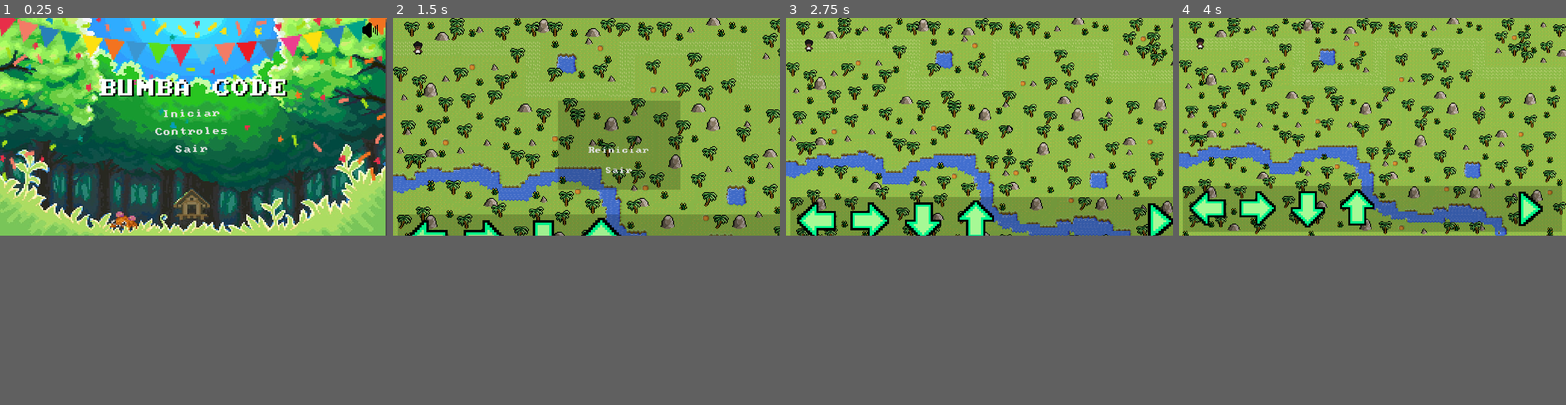
Above: before the commit, frames 1-4 (left to right).
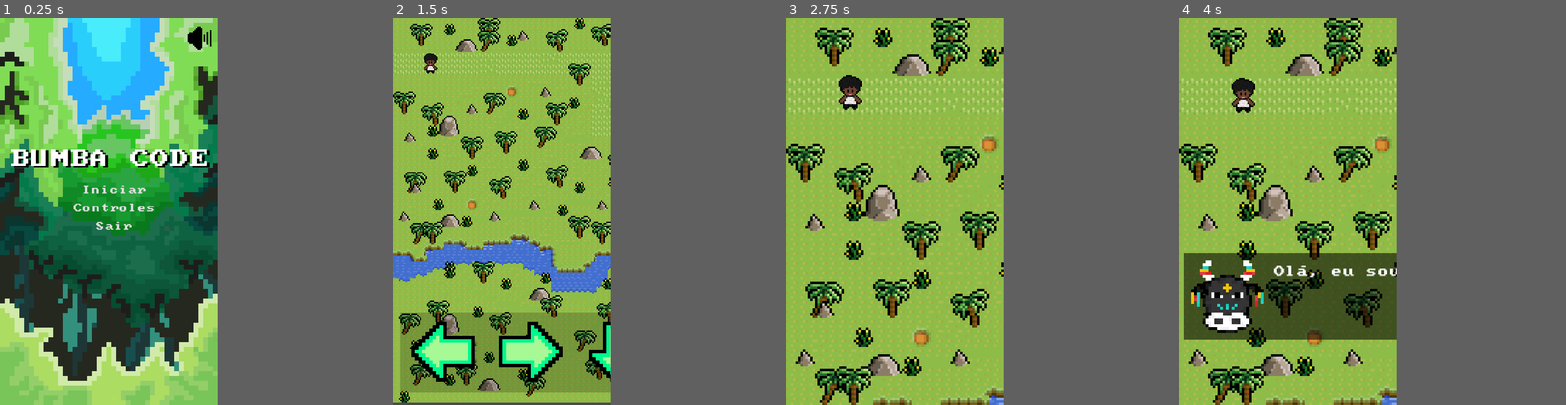
Above: after the commit, the same moments.

Repository: 2023M1T7-Inteli/grupo3
Game: Godot game, scene res://Telas/telaInicial.tscn
Same seed, same stepped clock (60 frames per second), same inputs: the game is played once before the commit and once after it. Sound files missing from this copy of the repository are replaced by a short silence.
Inputs (mouse positions are in pixels of both pictures, inside the frame that each line leads up to):
- Up to frame 1 (0.25 s): no input
- Up to frame 2 (1.5 s): click "Iniciar" at 0.5 s; click (768, 223) at 1.27 s
- Up to frame 3 (2.75 s): click (1068, 180) at 2 s, where only the run before the commit has a clickable "Reiniciar"
- Up to frame 4 (4 s): click (1554, 223) at 2.77 s; click (1461, 180) at 3.5 s, where only the run before the commit has a clickable "Reiniciar"
In our replay, the window is 800x450 before the commit and 450x800 after it. These sizes can differ from the game's own. Grey fills any space a smaller window leaves; there, only what the larger window draws over its background counts as a difference.

The runs differ from the first frame. In frame 1, 71% of the frame differs, in the area x 0-100%, y 0-100%; in frame 2, 47%; in frame 3, 36%; in frame 4, 45%.

Commit message:
background

Diff:
--- a/src/projetoMandacaru v0.0.4/Codigos/telaInicial.gd
+++ b/src/projetoMandacaru v0.0.4/Codigos/telaInicial.gd
@@ -8,7 +8,8 @@
 
 
 func _ready():
-	$button1Anim.play("cenaInicial")
+	$bgAnim.play("bg")
+	$titleAnim.play("title")
 
 
 func _process(delta):
--- a/src/projetoMandacaru v0.0.4/Telas/cenaCatedral.tscn
+++ b/src/projetoMandacaru v0.0.4/Telas/cenaCatedral.tscn
@@ -1,6 +1,6 @@
 [gd_scene load_steps=21 format=2]
 
-[ext_resource path="res://Imagens/sprite girl 1_0 grande.png" type="Texture" id=1]
+[ext_resource path="res://Imagens/spriteGirl.png" type="Texture" id=1]
 [ext_resource path="res://Imagens/Minifantasy_DesolateDesertTiles.png" type="Texture" id=2]
 [ext_resource path="res://Sons/passosSom.mp3" type="AudioStream" id=3]
 [ext_resource path="res://Codigos/cenaCatedral.gd" type="Script" id=4]
--- a/src/projetoMandacaru v0.0.4/Telas/primeiraTela.tscn
+++ b/src/projetoMandacaru v0.0.4/Telas/primeiraTela.tscn
@@ -5,7 +5,7 @@
 [ext_resource path="res://Sons/passosSom.mp3" type="AudioStream" id=3]
 [ext_resource path="res://Imagens/avatarBumba.png" type="Texture" id=4]
 [ext_resource path="res://Imagens/Minifantasy_DesolateDesertTiles.png" type="Texture" id=5]
-[ext_resource path="res://Imagens/sprite girl 1_0 grande.png" type="Texture" id=6]
+[ext_resource path="res://Imagens/spriteGirl.png" type="Texture" id=6]
 [ext_resource path="res://Imagens/Minifantasy_DesolateDesert_Assets/Props/Minifantasy_DesolateDesertProps.png" type="Texture" id=7]
 [ext_resource path="res://Codigos/primeiraTela.gd" type="Script" id=8]
 
--- a/src/projetoMandacaru v0.0.4/Telas/telaInicial.tscn
+++ b/src/projetoMandacaru v0.0.4/Telas/telaInicial.tscn
@@ -1,28 +1,25 @@
-[gd_scene load_steps=15 format=2]
+[gd_scene load_steps=16 format=2]
 
 [ext_resource path="res://Imagens/speaker.png" type="Texture" id=1]
 [ext_resource path="res://Codigos/telaInicial.gd" type="Script" id=2]
 [ext_resource path="res://Fonts/classic_memesbruh03.ttf" type="DynamicFontData" id=3]
 [ext_resource path="res://Sons/Forro Brasil - Hermeto Pascoal (8 bits).WAV" type="AudioStream" id=4]
 [ext_resource path="res://Sons/sombotaopressionado.mp3" type="AudioStream" id=5]
-[ext_resource path="res://Imagens/wallpaper.jpg" type="Texture" id=6]
-[ext_resource path="res://Imagens/flags.png" type="Texture" id=7]
-
-[sub_resource type="Animation" id=7]
+[ext_resource path="res://Imagens/background.png" type="Texture" id=6]
+
+[sub_resource type="Animation" id=11]
 length = 0.001
-loop = true
-step = 0.0333333
-tracks/0/type = "value"
-tracks/0/path = NodePath("caixaBotoes:rect_position")
-tracks/0/interp = 1
-tracks/0/loop_wrap = true
-tracks/0/imported = false
-tracks/0/enabled = true
-tracks/0/keys = {
-"times": PoolRealArray( 0 ),
-"transitions": PoolRealArray( 1 ),
-"update": 0,
-"values": [ Vector2( 780, 455 ) ]
+tracks/0/type = "value"
+tracks/0/path = NodePath("wallpaper:frame")
+tracks/0/interp = 1
+tracks/0/loop_wrap = true
+tracks/0/imported = false
+tracks/0/enabled = true
+tracks/0/keys = {
+"times": PoolRealArray( 0 ),
+"transitions": PoolRealArray( 1 ),
+"update": 0,
+"values": [ 1 ]
 }
 tracks/1/type = "value"
 tracks/1/path = NodePath("titulo:rect_position")
@@ -34,14 +31,13 @@
 "times": PoolRealArray( 0 ),
 "transitions": PoolRealArray( 1 ),
 "update": 0,
-"values": [ Vector2( 0, 90 ) ]
-}
-
-[sub_resource type="Animation" id=8]
-resource_name = "cenaInicial"
-length = 1.5
+"values": [ Vector2( 37, 430 ) ]
+}
+
+[sub_resource type="Animation" id=13]
+resource_name = "title"
+length = 2.0
 loop = true
-step = 0.0333333
 tracks/0/type = "value"
 tracks/0/path = NodePath("titulo:rect_position")
 tracks/0/interp = 1
@@ -49,14 +45,57 @@
 tracks/0/imported = false
 tracks/0/enabled = true
 tracks/0/keys = {
-"times": PoolRealArray( 0, 0.75, 1.5 ),
-"transitions": PoolRealArray( 1, 1, 1 ),
-"update": 0,
-"values": [ Vector2( 0, 266 ), Vector2( 0, 282 ), Vector2( 0, 266 ) ]
+"times": PoolRealArray( 0, 1 ),
+"transitions": PoolRealArray( 1, 1 ),
+"update": 0,
+"values": [ Vector2( 37, 406 ), Vector2( 37, 430 ) ]
+}
+
+[sub_resource type="Animation" id=14]
+length = 0.001
+tracks/0/type = "value"
+tracks/0/path = NodePath("wallpaper:frame")
+tracks/0/interp = 1
+tracks/0/loop_wrap = true
+tracks/0/imported = false
+tracks/0/enabled = true
+tracks/0/keys = {
+"times": PoolRealArray( 0 ),
+"transitions": PoolRealArray( 1 ),
+"update": 0,
+"values": [ 1 ]
+}
+tracks/1/type = "value"
+tracks/1/path = NodePath("titulo:rect_position")
+tracks/1/interp = 1
+tracks/1/loop_wrap = true
+tracks/1/imported = false
+tracks/1/enabled = true
+tracks/1/keys = {
+"times": PoolRealArray( 0 ),
+"transitions": PoolRealArray( 1 ),
+"update": 0,
+"values": [ Vector2( 37, 430 ) ]
+}
+
+[sub_resource type="Animation" id=16]
+resource_name = "bg"
+loop = true
+tracks/0/type = "value"
+tracks/0/path = NodePath("wallpaper:frame")
+tracks/0/interp = 1
+tracks/0/loop_wrap = true
+tracks/0/imported = false
+tracks/0/enabled = true
+tracks/0/keys = {
+"times": PoolRealArray( 0, 0.2, 0.4, 0.6, 0.8 ),
+"transitions": PoolRealArray( 1, 1, 1, 1, 1 ),
+"update": 1,
+"values": [ 0, 1, 2, 3, 4 ]
 }
 
 [sub_resource type="DynamicFont" id=6]
-size = 80
+size = 60
 font_data = ExtResource( 3 )
 
 [sub_resource type="Theme" id=2]
@@ -66,7 +105,7 @@
 bg_color = Color( 0.6, 0.6, 0.6, 0 )
 
 [sub_resource type="DynamicFont" id=9]
-size = 187
+size = 130
 outline_color = Color( 0, 0, 0, 1 )
 font_data = ExtResource( 3 )
 
@@ -78,38 +117,35 @@
 anchor_bottom = 1.0
 script = ExtResource( 2 )
 
-[node name="button1Anim" type="AnimationPlayer" parent="."]
-anims/RESET = SubResource( 7 )
-anims/cenaInicial = SubResource( 8 )
-
-[node name="flagsAnim" type="AnimationPlayer" parent="."]
+[node name="titleAnim" type="AnimationPlayer" parent="."]
+anims/RESET = SubResource( 11 )
+anims/title = SubResource( 13 )
+
+[node name="bgAnim" type="AnimationPlayer" parent="."]
+anims/RESET = SubResource( 14 )
+anims/bg = SubResource( 16 )
 
 [node name="wallpaper" type="Sprite" parent="."]
-position = Vector2( 952, 538 )
-scale = Vector2( 2.64286, 2.38571 )
 texture = ExtResource( 6 )
-
-[node name="flags" type="Sprite" parent="."]
-position = Vector2( 949, 389 )
-scale = Vector2( 0.372321, 0.372321 )
-texture = ExtResource( 7 )
+offset = Vector2( 360, 640 )
+hframes = 5
+frame = 1
 
 [node name="caixaBotoes" type="VBoxContainer" parent="."]
 anchor_left = 0.5
 anchor_top = 0.5
 anchor_right = 0.5
 anchor_bottom = 0.5
-margin_left = -180.0
-margin_top = -85.0
-margin_right = 180.0
-margin_bottom = 149.985
-rect_rotation = -1.0
-rect_pivot_offset = Vector2( -526.259, 725.968 )
-custom_constants/separation = 36
+margin_left = -116.0
+margin_top = -95.9999
+margin_right = 154.0
+margin_bottom = 64.0001
+rect_pivot_offset = Vector2( 112.5, 71 )
+custom_constants/separation = 20
 
 [node name="botaoIniciar" type="Button" parent="caixaBotoes"]
-margin_right = 360.0
-margin_bottom = 54.0
+margin_right = 270.0
+margin_bottom = 40.0
 theme = SubResource( 2 )
 custom_colors/font_color_hover = Color( 1, 0.866667, 0, 1 )
 custom_colors/font_color_pressed = Color( 0.384314, 0, 1, 1 )
@@ -121,9 +157,9 @@
 text = "Iniciar"
 
 [node name="botaoControles" type="Button" parent="caixaBotoes"]
-margin_top = 90.0
-margin_right = 360.0
-margin_bottom = 144.0
+margin_top = 60.0
+margin_right = 270.0
+margin_bottom = 100.0
 theme = SubResource( 2 )
 custom_colors/font_color_hover = Color( 1, 0.866667, 0, 1 )
 custom_colors/font_color_pressed = Color( 0.384314, 0, 1, 1 )
@@ -136,9 +172,9 @@
 icon_align = 1
 
 [node name="botaoSair" type="Button" parent="caixaBotoes"]
-margin_top = 180.0
-margin_right = 360.0
-margin_bottom = 234.0
+margin_top = 120.0
+margin_right = 270.0
+margin_bottom = 160.0
 theme = SubResource( 2 )
 custom_colors/font_color_hover = Color( 1, 0.866667, 0, 1 )
 custom_colors/font_color_pressed = Color( 0.384314, 0, 1, 1 )
@@ -155,10 +191,11 @@
 anchor_top = 0.141
 anchor_right = 0.5
 anchor_bottom = 0.141
-margin_left = -960.0
-margin_top = -62.28
-margin_right = 960.0
-margin_bottom = 62.7287
+margin_left = -323.0
+margin_top = 249.52
+margin_right = 327.0
+margin_bottom = 336.521
+rect_pivot_offset = Vector2( 522, 79 )
 custom_colors/font_color = Color( 1, 1, 1, 1 )
 custom_colors/font_outline_modulate = Color( 0, 0, 0, 1 )
 custom_colors/font_color_shadow = Color( 0, 0, 0, 1 )
@@ -167,7 +204,7 @@
 custom_constants/shadow_offset_y = 4
 custom_fonts/font = SubResource( 9 )
 text = "BUMBA CODE"
-align = 1
+align = 2
 valign = 1
 
 [node name="musicaFundo" type="AudioStreamPlayer" parent="."]
@@ -179,10 +216,10 @@
 volume_db = -15.255
 
 [node name="botaoSom" type="Button" parent="."]
-margin_left = 1797.0
-margin_top = 20.0
-margin_right = 1875.0
-margin_bottom = 100.0
+margin_left = 621.0
+margin_top = 27.0
+margin_right = 699.0
+margin_bottom = 107.0
 custom_styles/hover = SubResource( 10 )
 custom_styles/pressed = SubResource( 10 )
 custom_styles/focus = SubResource( 10 )
--- a/src/projetoMandacaru v0.0.4/project.godot
+++ b/src/projetoMandacaru v0.0.4/project.godot
@@ -19,8 +19,8 @@
 
 [display]
 
-window/size/width=1920
-window/size/height=1080
+window/size/width=720
+window/size/height=1280
 window/size/resizable=false
 window/size/fullscreen=true
 window/stretch/mode="2d"
Binary file added: src/projetoMandacaru v0.0.4/Imagens/_Legacy_Assets/wallpaper.gif
Binary file added: src/projetoMandacaru v0.0.4/Imagens/background.png
Not shown, added: src/projetoMandacaru v0.0.4/Imagens/background.png.import
Binary file added: src/projetoMandacaru v0.0.4/Imagens/spriteGirl.png
Not shown, added: src/projetoMandacaru v0.0.4/Imagens/spriteGirl.png.import
Binary file removed: src/projetoMandacaru v0.0.4/Imagens/wallpaper.jpg
Binary file added: src/projetoMandacaru v0.0.4/Imagens/wallpaper/5.png
Not shown, changed: src/projetoMandacaru v0.0.4/Imagens/wallpaper/5.png.import
Renamed: src/projetoMandacaru v0.0.4/Imagens/flags.png -> src/projetoMandacaru v0.0.4/pxArt.png
Not shown, added: src/projetoMandacaru v0.0.4/pxArt.png.import
Binary file added: src/projetoMandacaru v0.0.4/wallpaper.gif
